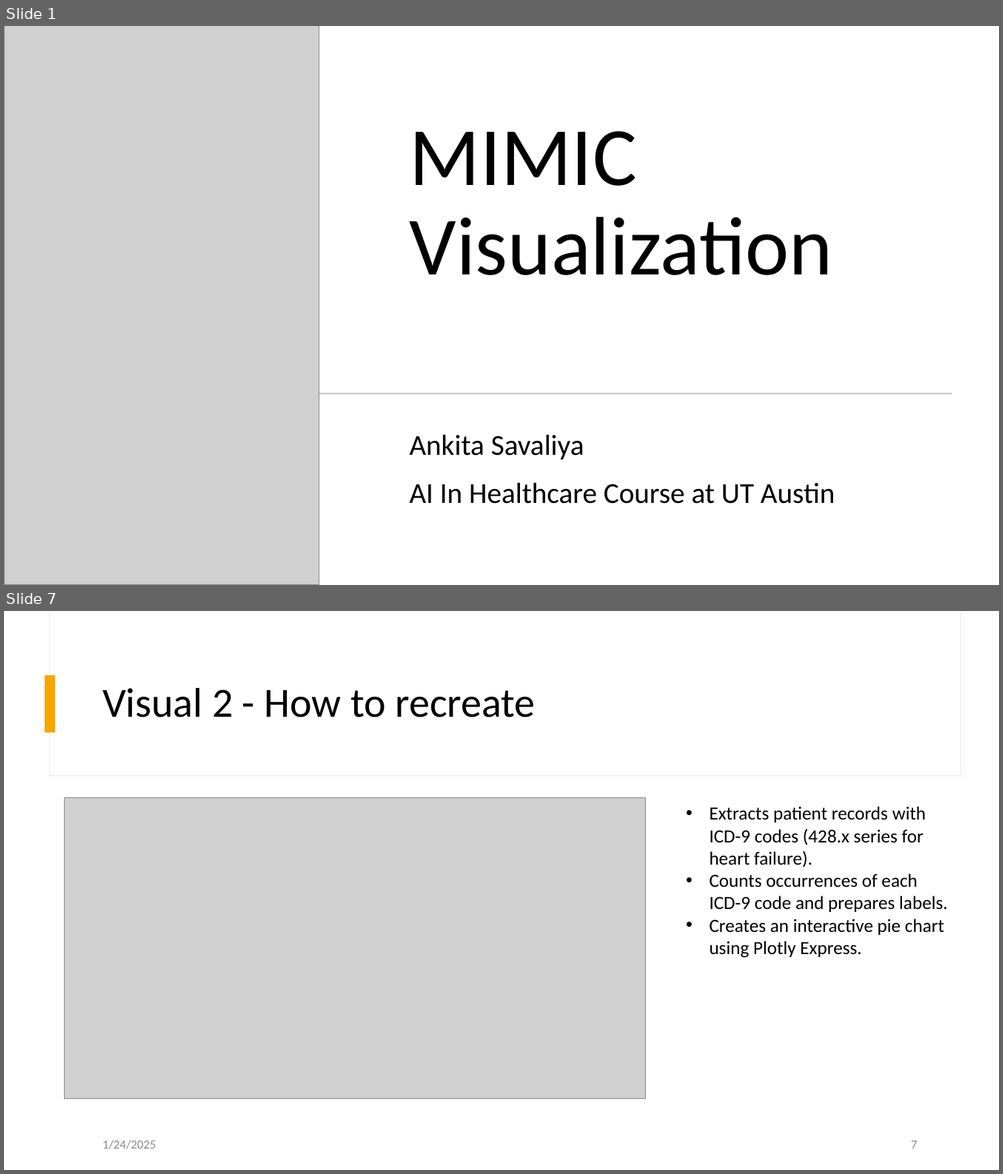
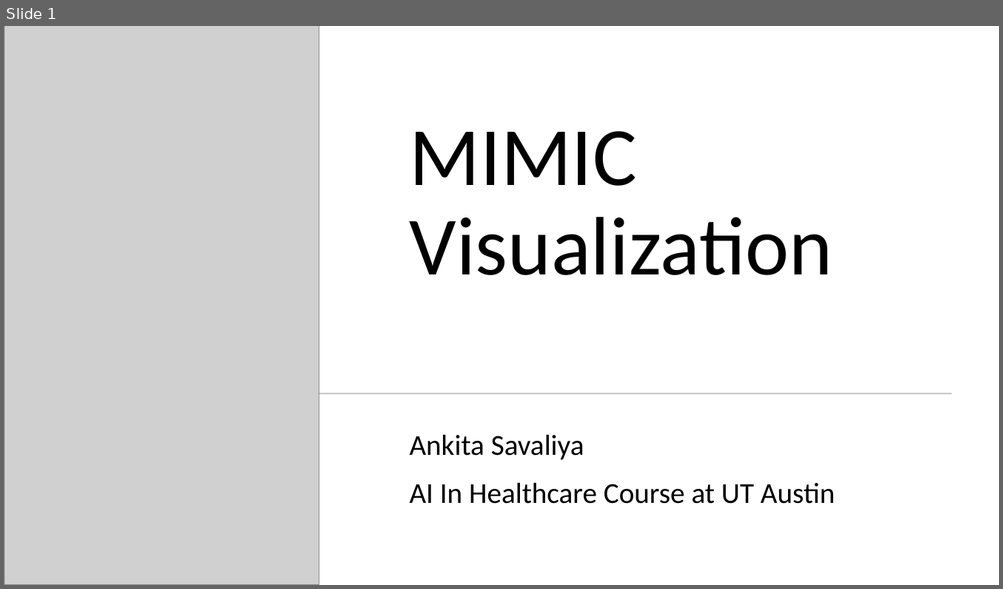
Before and after one commit to AnkitaSavaliya/AIH, a slide deck: MIMIC Visualization.pptx. Shown one above the other, each under a label of ours: slides 1 and 7 before the commit, slide 1 after it; the slides between them are not shown. The pictures are 1003x1174 and 1003x589 pixels, drawn with LibreOffice and Linux fonts; fonts in the diff are those of the drawing; grey boxes stand for pictures. Boxes give left, top, right and bottom in pixels: in the first picture for what was removed or moved away, otherwise in the second. Text is boxed around its words. In the diff, an @@ line names an element or a change of style, - is before the commit and + after.

```diff
--- a/MIMIC Visualization.pptx
+++ b/MIMIC Visualization.pptx
@@ slide 7 removed at [4, 611, 999, 1170], background #FFFFFF @@
@@ rectangle removed at [50, 611, 961, 776] @@
@@ rectangle removed at [51, 611, 961, 775] @@
@@ rectangle removed at [45, 675, 56, 732] @@
@@ title removed at [102, 688, 535, 718] @@
-Visual 2 - How to recreate
@@ picture removed at [65, 798, 646, 1099] @@
@@ text removed at [709, 806, 948, 958] @@
-• Extracts patient records with ICD-9 codes (428.x series for heart failure).
-• Counts occurrences of each ICD-9 code and prepares labels.
-• Creates an interactive pie chart using Plotly Express.
@@ text removed at [102, 1140, 156, 1150] @@
-1/24/2025
@@ page number removed at [910, 1141, 916, 1149] @@
-7
```
Also in this commit, not shown: 11 slides changed, 1 slide added, 2 other slides removed, 1 other file.
